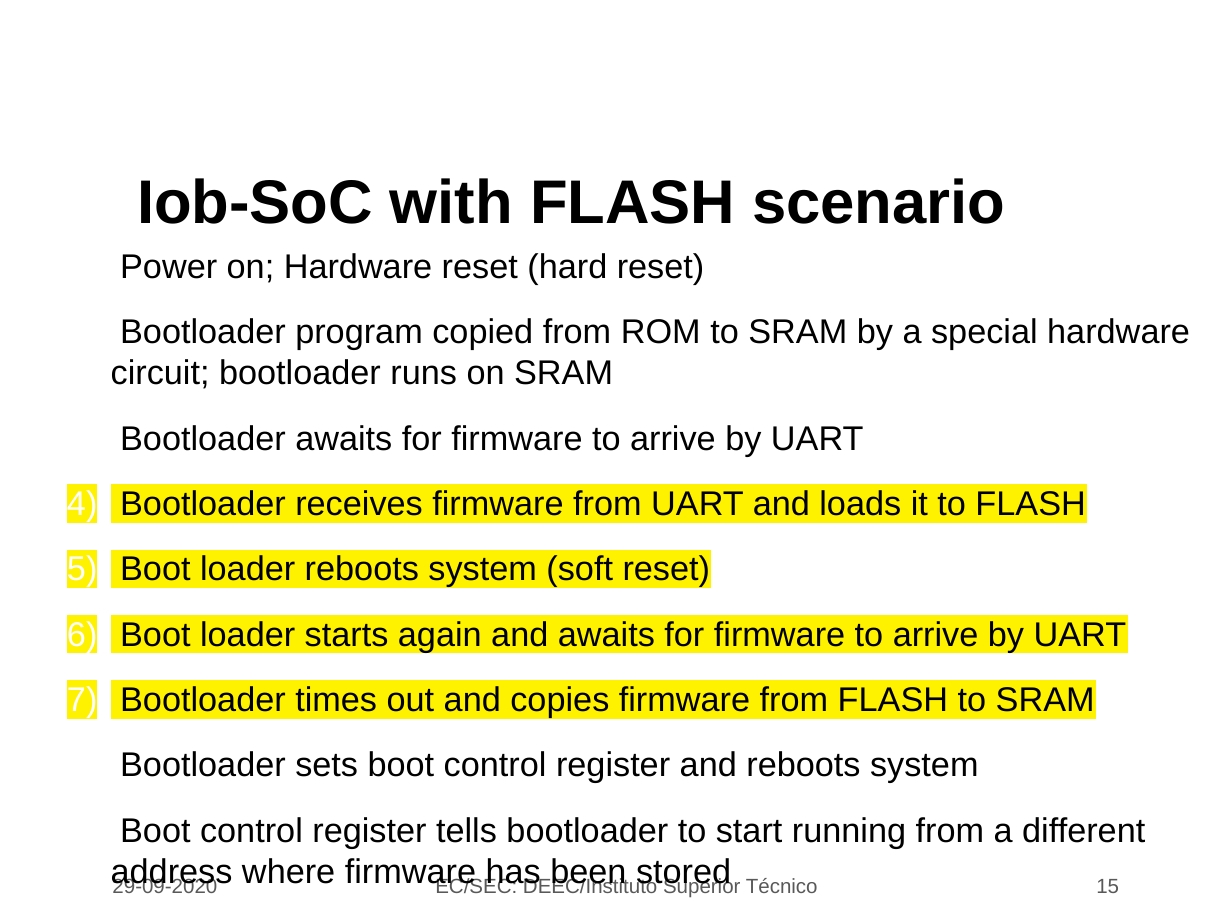
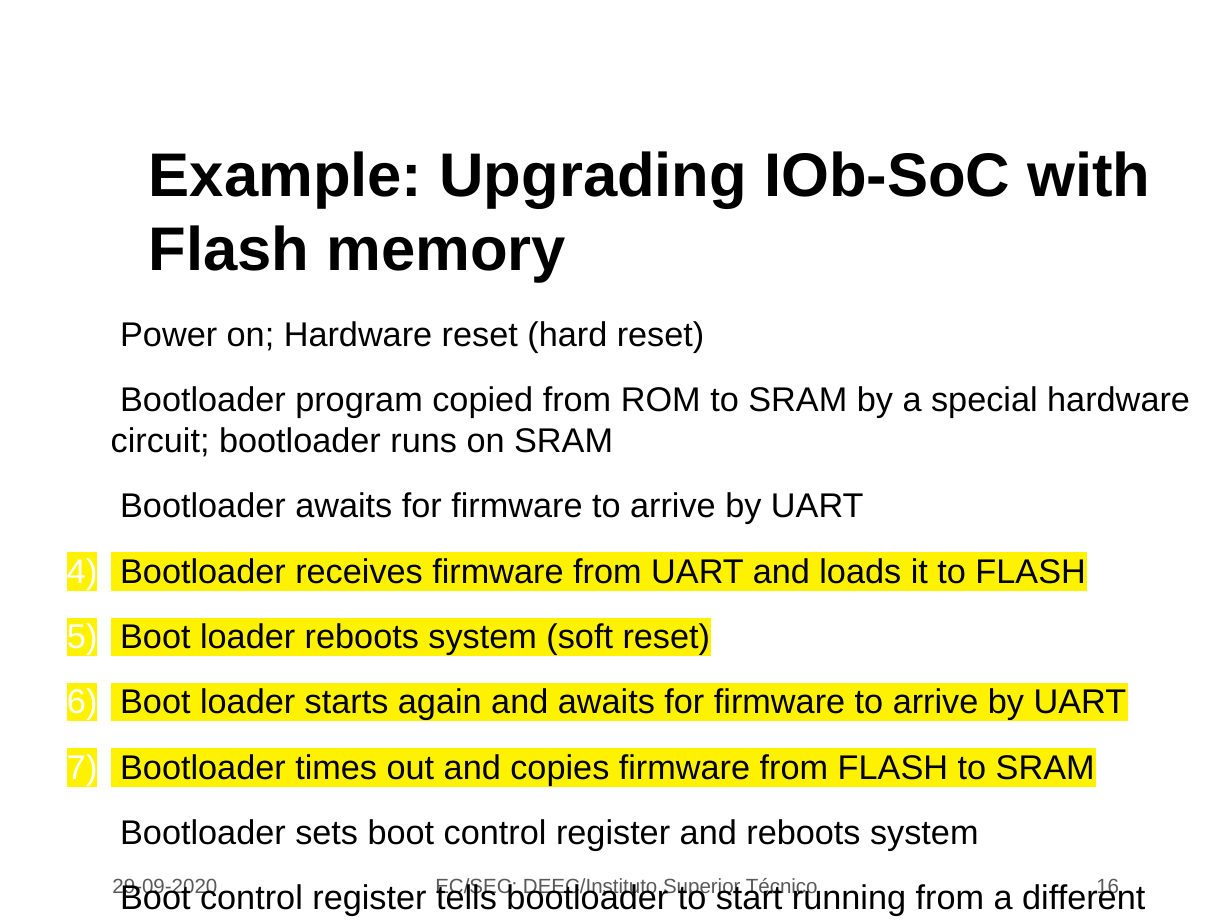
Before and after one commit to jjts/ist-sec, a slide deck: slide 16 of lectures/l3/l3.odp (slide 15 before the commit). Drawn at 1232x924 pixels with LibreOffice and Linux fonts; fonts in the diff are those of the drawing; background and template pictures are left out. Boxes give left, top, right and bottom in pixels: in the first picture for what was removed or moved away, otherwise in the second. Text is boxed around its words. In the diff, an @@ line names an element or a change of style, - is before the commit and + after.

```diff
--- a/lectures/l3/l3.odp
+++ b/lectures/l3/l3.odp
@@ title at box(149, 151, 1150, 282): text changed @@
-Iob-SoC with FLASH scenario
+Example: Upgrading IOb-SoC with Flash memory
@@ text "Power on; Hardware reset (hard ..." rewrapped from box(111, 253, 1190, 889) to box(111, 321, 1190, 916) @@
@@ page number at box(1096, 878, 1119, 898): text changed @@
-15
+16
```
Also in this commit, not shown: 15 other slides changed, 3 slides added, 1 slide removed, 5 other files.
